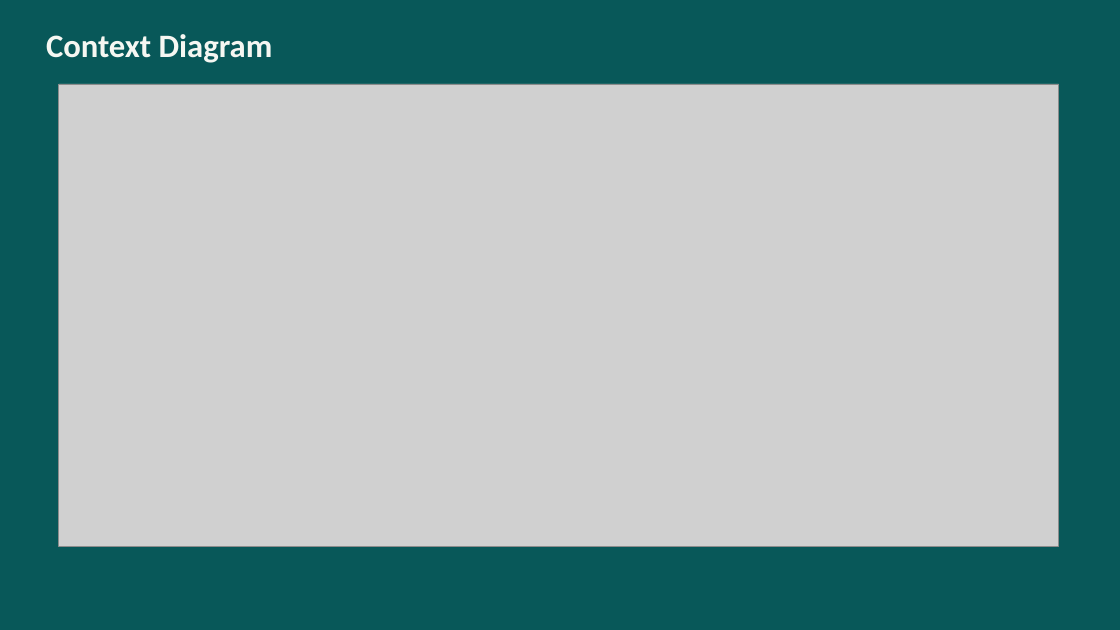
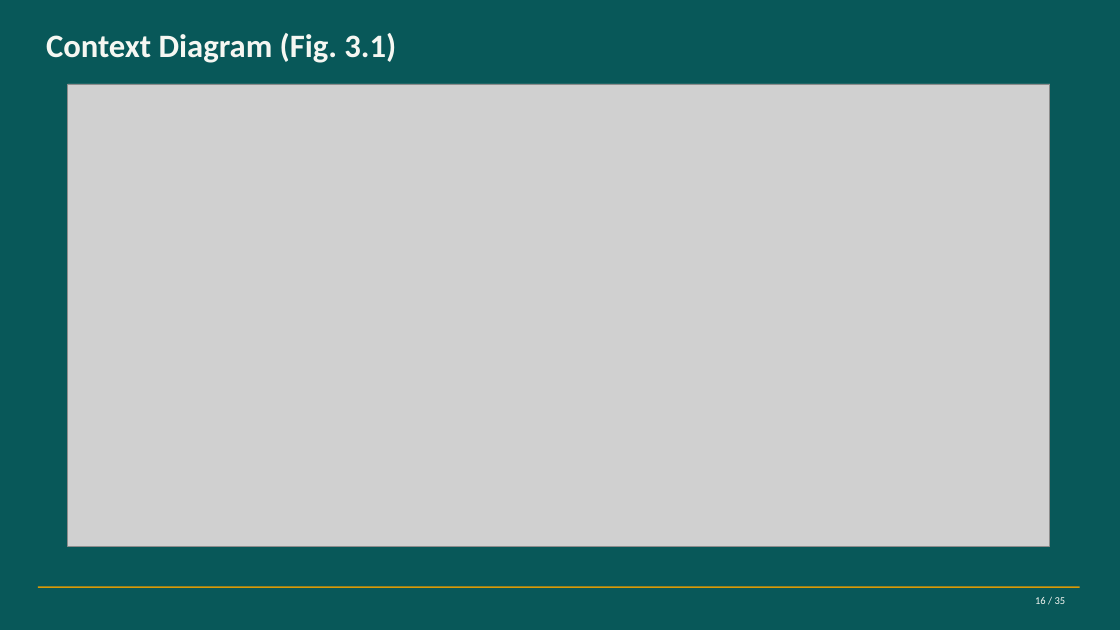
Before and after one commit to labib-ux/FYDP, a slide deck: slide 16 of slides/Defect-to-Delivery_262-034.pptx. Drawn at 1120x630 pixels with LibreOffice and Linux fonts; fonts in the diff are those of the drawing; grey boxes stand for pictures. Boxes give left, top, right and bottom in pixels: in the first picture for what was removed or moved away, otherwise in the second. Text is boxed around its words. In the diff, an @@ line names an element or a change of style, - is before the commit and + after.

```diff
--- a/slides/Defect-to-Delivery_262-034.pptx
+++ b/slides/Defect-to-Delivery_262-034.pptx
@@ text at (46, 33, 396, 63): text changed @@
-Context Diagram
+Context Diagram (Fig. 3.1)
@@ picture: place and size @@
-picture at (59, 84, 1059, 546)
+picture at (67, 84, 1049, 546)
@@ rectangle added at (38, 586, 1080, 588), fill #D99A06 @@
@@ text added at (1035, 597, 1066, 604), 9 pt, text #F5F7F2 @@
+16 / 35
```
Also in this commit, not shown: 33 other slides changed, 1 slide added, 6 slides removed, 1 other file.
